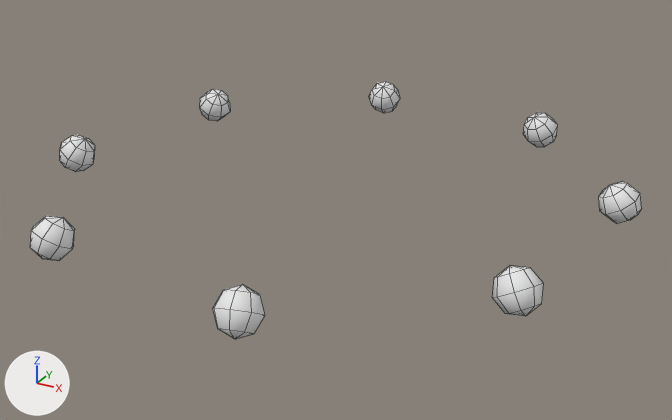
What one commit did to the FBX model GraphicResource/Effect/Change_Effect.fbx.
Before and after are seen from a 50 mm lens placed at (837.0, -1502.0, 764.0), pointed at (18.0, -12.0, 19.0). The lights are fixed; the arrows at lower left show +X, +Y and +Z. Both versions are drawn at frame 11 of the action 'Take 001'; the numbers are the values there. Mesh edges are drawn as thin lines.
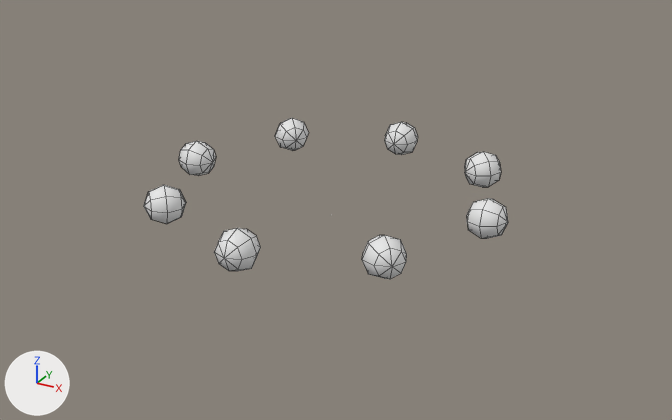
The change, as a list of edits to the scene's bpy script:
```text
Change ob_sphere002:
    ob_sphere002.location: (449.1, 449.1, 138.3) -> (229.1, 229.2, 162.3)
    ob_sphere002.rotation_euler: (-2.565, -0.000222, -0.785) -> (-1.534, -0.000162, -0.785)  # degrees (-147, 0, -45) -> degrees (-88, 0, -45)
Change ob_sphere006:
    ob_sphere006.location: (-449.1, -449.1, 138.3) -> (-229.1, -229.2, 162.3)
    ob_sphere006.rotation_euler: (0.576, -3.141, -0.785) -> (-1.534, -0.000162, 2.356)  # degrees (33, -180, -45) -> degrees (-88, 0, 135)
Change ob_sphere003:
    ob_sphere003.location: (635.1, 0.0334, 138.3) -> (324.1, 0.0244, 162.3)
    ob_sphere003.rotation_euler: (-2.565, -0.000221, -1.571) -> (-1.534, -0.000161, -1.571)  # degrees (-147, 0, -90) -> degrees (-88, 0, -90)
Change ob_sphere005:
    ob_sphere005.location: (0.0335, -635.1, 138.3) -> (0.0245, -324.1, 162.3)
    ob_sphere005.rotation_euler: (0.576, -3.141, 0.0000623) -> (-1.534, -0.000162, 3.142)  # degrees (33, -180, 0) -> degrees (-88, 0, 180)
Change ob_sphere001:
    ob_sphere001.location: (-0.0337, 635.1, 138.3) -> (-0.0246, 324.1, 162.3)
    ob_sphere001.rotation_euler: (-2.565, -0.000222, 0.0000623) -> (-1.534, -0.000162, -0.0000401)  # degrees (-147, 0, 0) -> degrees (-88, 0, -0)
Change ob_sphere007:
    ob_sphere007.location: (-635.1, -0.0342, 138.3) -> (-324.1, -0.0249, 162.3)
    ob_sphere007.rotation_euler: (-2.565, -0.000223, 1.571) -> (-1.534, -0.000163, 1.571)  # degrees (-147, 0, 90) -> degrees (-88, 0, 90)
Change ob_centor:
    ob_centor.rotation_euler: (0.0, 0.0, -2.094) -> (0.0, 0.0, 0.0)  # degrees (0, 0, -120) -> degrees (0, 0, 0)
Change ob_sphere004:
    ob_sphere004.location: (449.1, -449.1, 138.3) -> (229.2, -229.1, 162.3)
    ob_sphere004.rotation_euler: (0.576, -3.141, 0.785) -> (-1.534, -0.000161, -2.356)  # degrees (33, -180, 45) -> degrees (-88, 0, -135)
Change ob_sphere008:
    ob_sphere008.location: (-449.1, 449.1, 138.3) -> (-229.2, 229.1, 162.3)
    ob_sphere008.rotation_euler: (-2.565, -0.000221, 0.785) -> (-1.534, -0.000162, 0.785)  # degrees (-147, 0, 45) -> degrees (-88, 0, 45)
```

Location of each change, (x1, y1, x2, y2) in pixels of the pictures (672 x 420 px):
'Sphere002', moved, turned
    before: (213, 285, 265, 339)
    after: (465, 152, 501, 187)
'Sphere003', moved, turned
    before: (30, 216, 75, 261)
    after: (467, 199, 508, 239)
'Sphere001', moved, turned
    before: (493, 265, 544, 316)
    after: (385, 122, 418, 155)
'Sphere004', turned, moved
    before: (60, 135, 95, 172)
    after: (362, 235, 407, 279)
'Sphere005', moved, turned
    before: (200, 89, 230, 121)
    after: (215, 228, 261, 271)
'Sphere008', turned, moved
    before: (599, 181, 642, 224)
    after: (275, 118, 309, 151)
'Sphere006', moved, turned
    before: (369, 81, 400, 113)
    after: (144, 185, 186, 224)
'Sphere007', moved, turned
    before: (523, 113, 558, 147)
    after: (179, 141, 216, 176)
